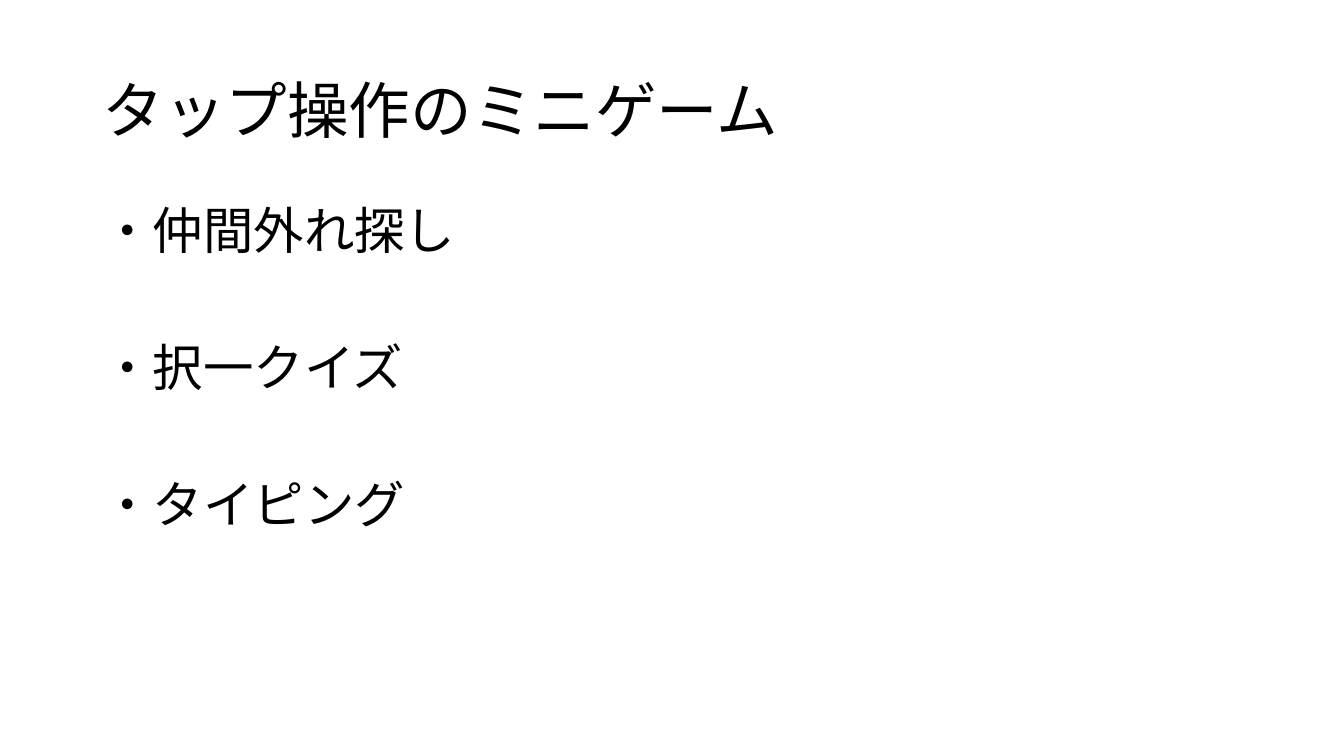
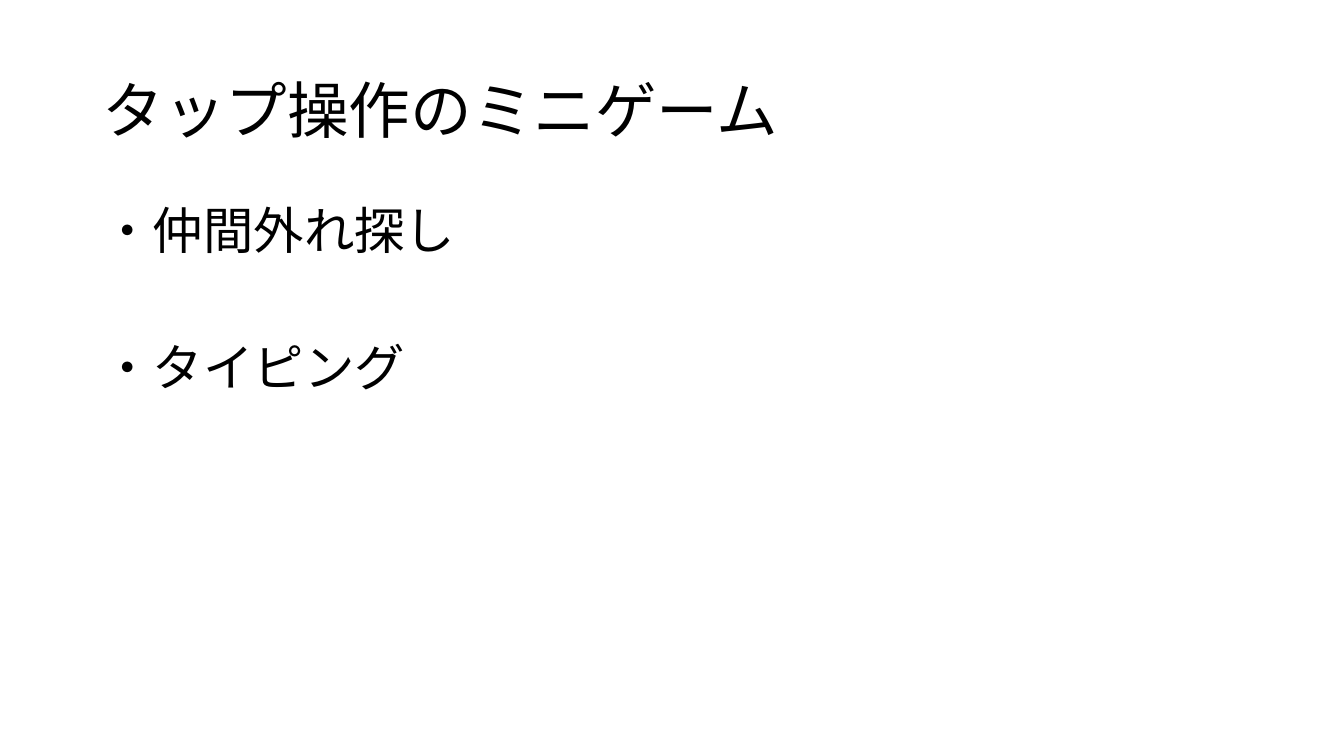
Before and after one commit to JJC-Game/2023_9gatsu_TeamProject03, a slide deck: slide 16 of Etc/企画書/企画書.pptx. Drawn at 1344x756 pixels with LibreOffice and Linux fonts; fonts in the diff are those of the drawing. Boxes give left, top, right and bottom in pixels: in the first picture for what was removed or moved away, otherwise in the second. Text is boxed around its words. In the diff, an @@ line names an element or a change of style, - is before the commit and + after.

```diff
--- a/Etc/企画書/企画書.pptx
+++ b/Etc/企画書/企画書.pptx
@@ text at (102, 343, 403, 390): paragraph removed @@
-・択一クイズ
```
Also in this commit, not shown: 5 other slides changed.
